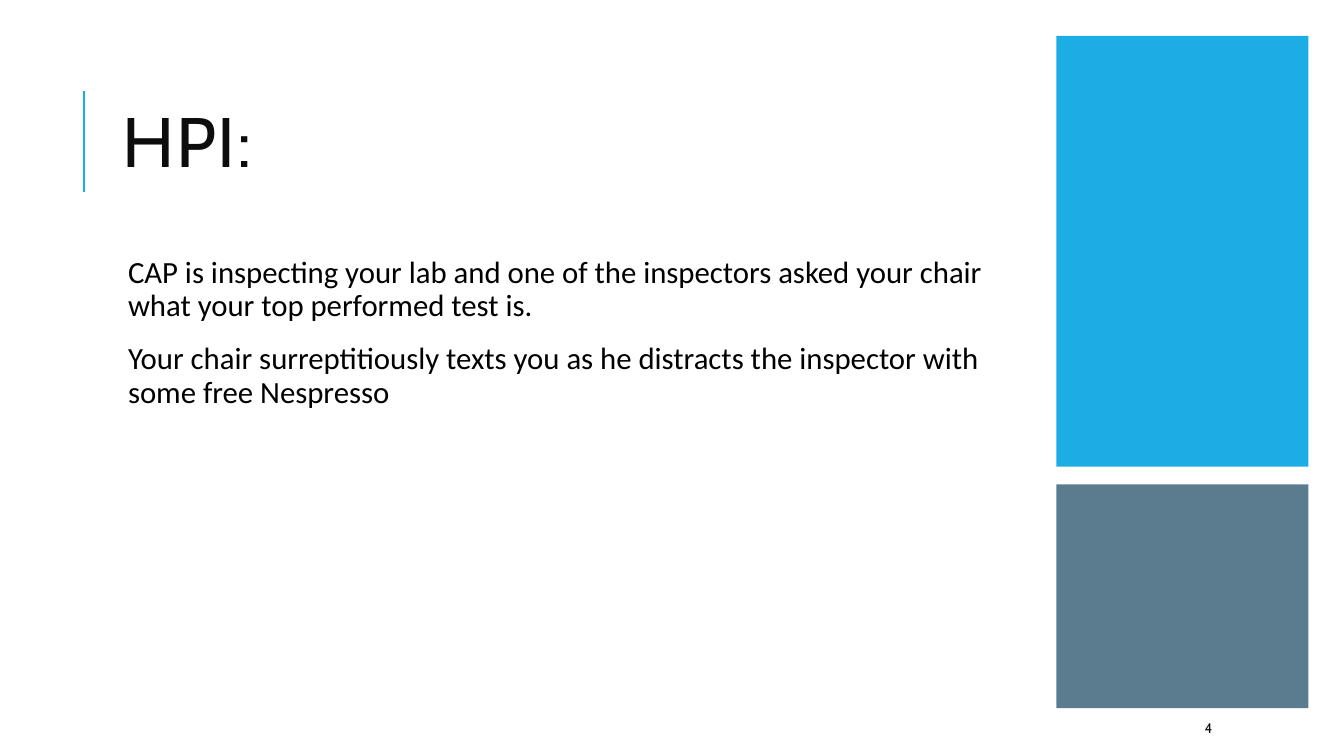
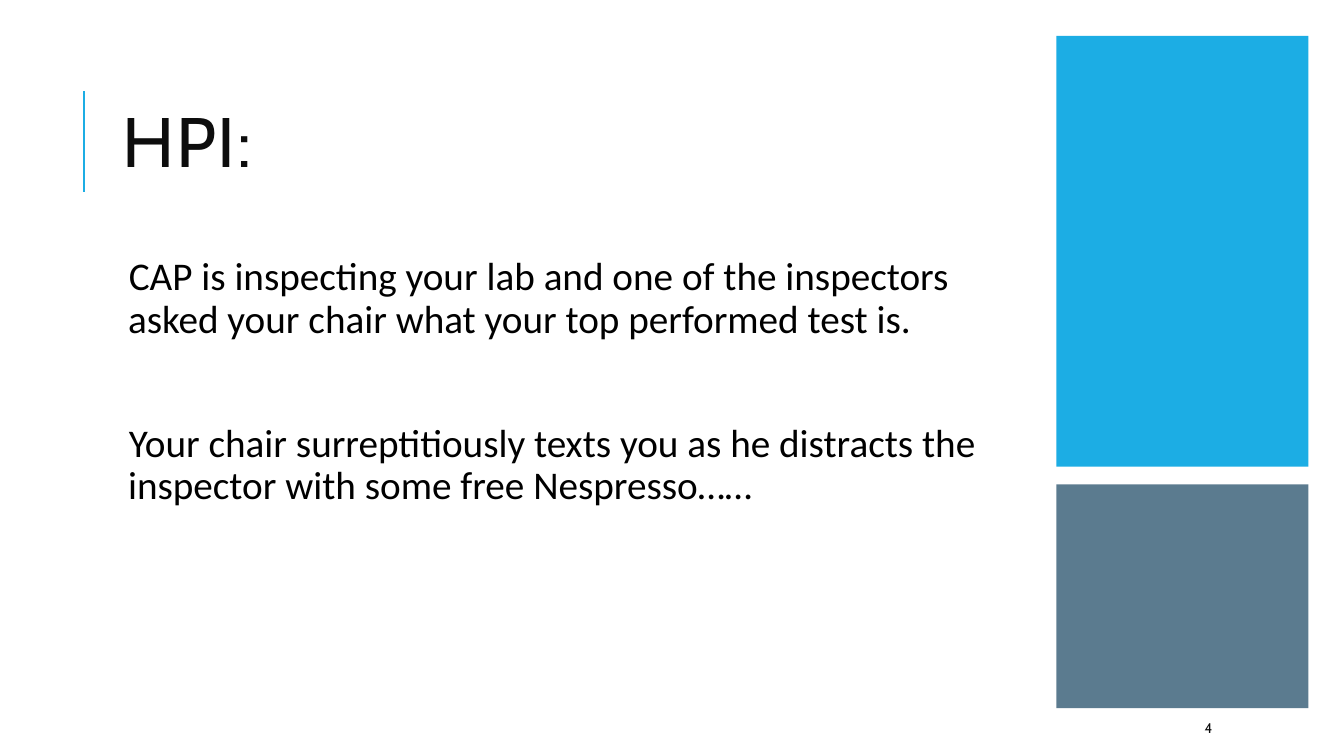
Before and after one commit to amromeo/api_r_int_db_24, a slide deck: slide 4 of presentations/03 - Joins.pptx. Drawn at 1344x756 pixels with LibreOffice and Linux fonts; fonts in the diff are those of the drawing. Boxes give left, top, right and bottom in pixels: in the first picture for what was removed or moved away, otherwise in the second. Text is boxed around its words. In the diff, an @@ line names an element or a change of style, - is before the commit and + after.

```diff
--- a/presentations/03 - Joins.pptx
+++ b/presentations/03 - Joins.pptx
@@ text at (x1=128, y1=262, x2=948, y2=340): size 22 to 28 pt in "CAP is inspecting your lab and one ..." @@
@@ text at (x1=128, y1=429, x2=975, y2=506): text changed; size 22 to 28 pt @@
-  Your chair surreptitiously texts you as he distracts the inspector with some free Nespresso
+  Your chair surreptitiously texts you as he distracts the inspector with some free Nespresso……
```
Also in this commit, not shown: 9 other slides changed, 42 slides added, 7 slides removed.
